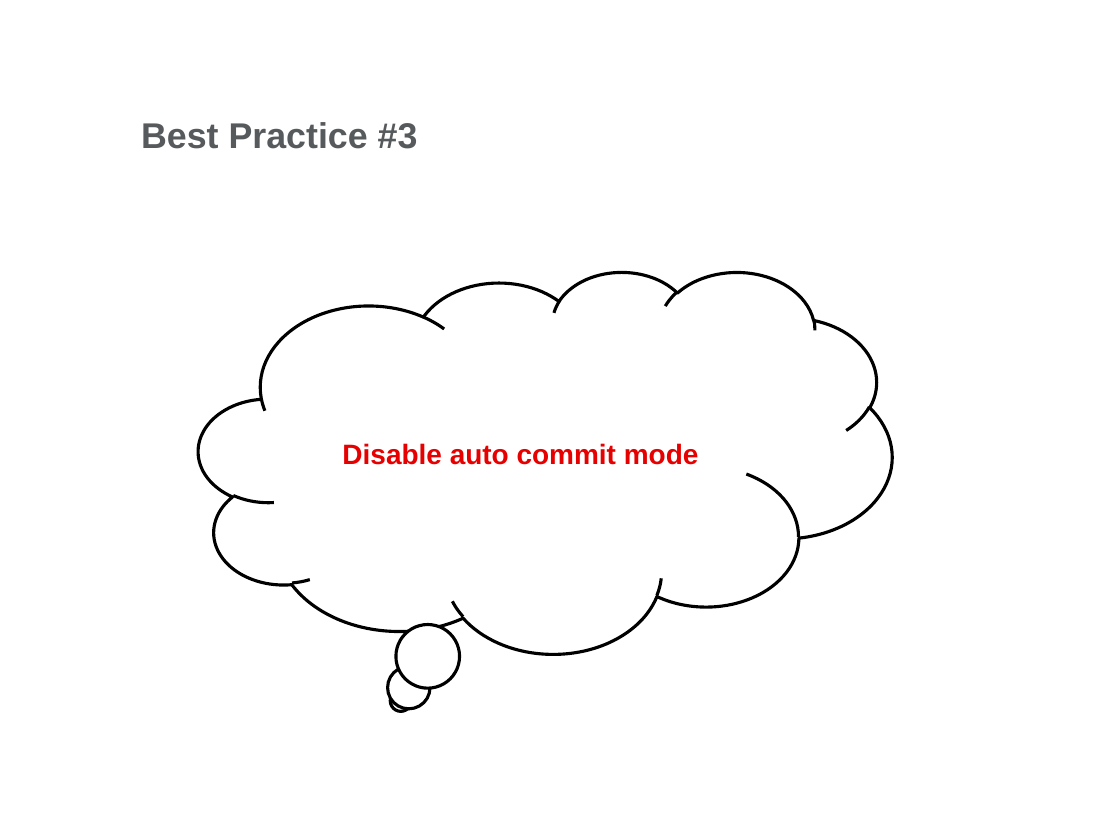
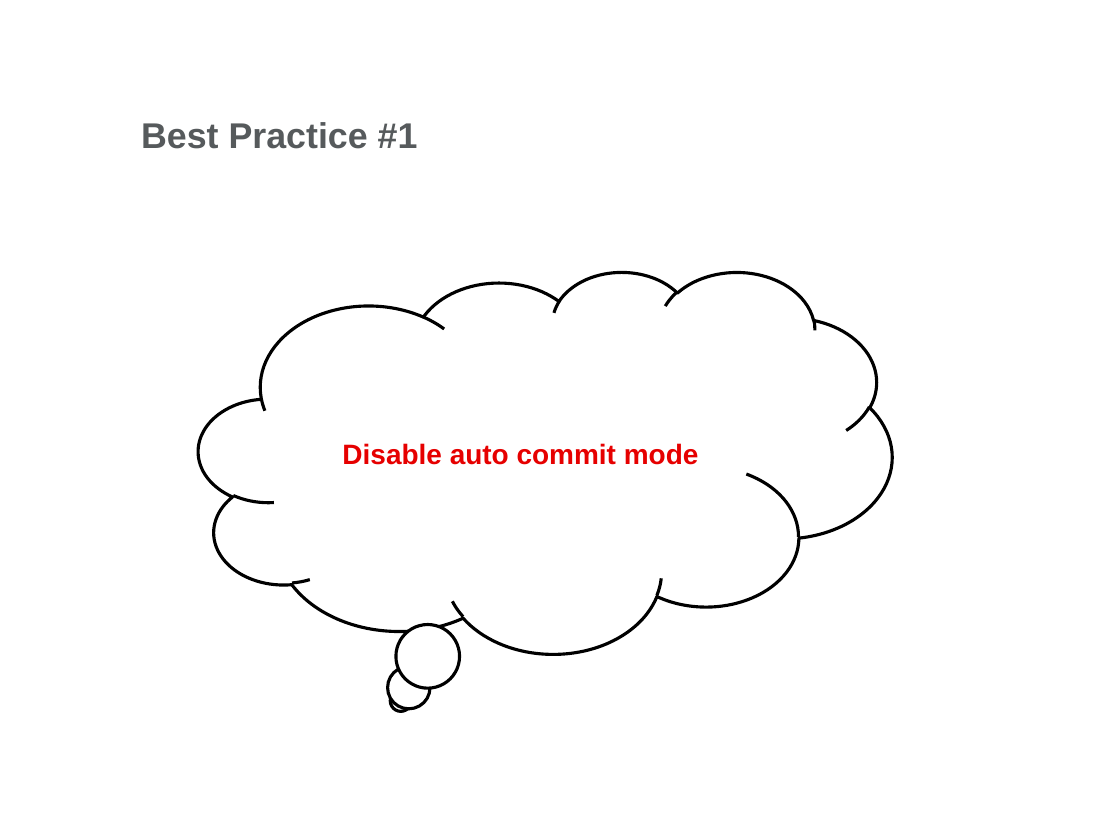
Before and after one commit to ocpodariu/JavaDocs, a slide deck: slide 55 of JDBC/Introduction to JDBC.pptx. Drawn at 1120x840 pixels with LibreOffice and Linux fonts; fonts in the diff are those of the drawing; background and template pictures are left out. Boxes give left, top, right and bottom in pixels: in the first picture for what was removed or moved away, otherwise in the second. Text is boxed around its words. In the diff, an @@ line names an element or a change of style, - is before the commit and + after.

```diff
--- a/JDBC/Introduction to JDBC.pptx
+++ b/JDBC/Introduction to JDBC.pptx
@@ title at [141, 122, 418, 149]: text changed @@
-Best Practice #3
+Best Practice #1
```
Also in this commit, not shown: 5 other slides changed, 3 slides added, 2 slides removed.
